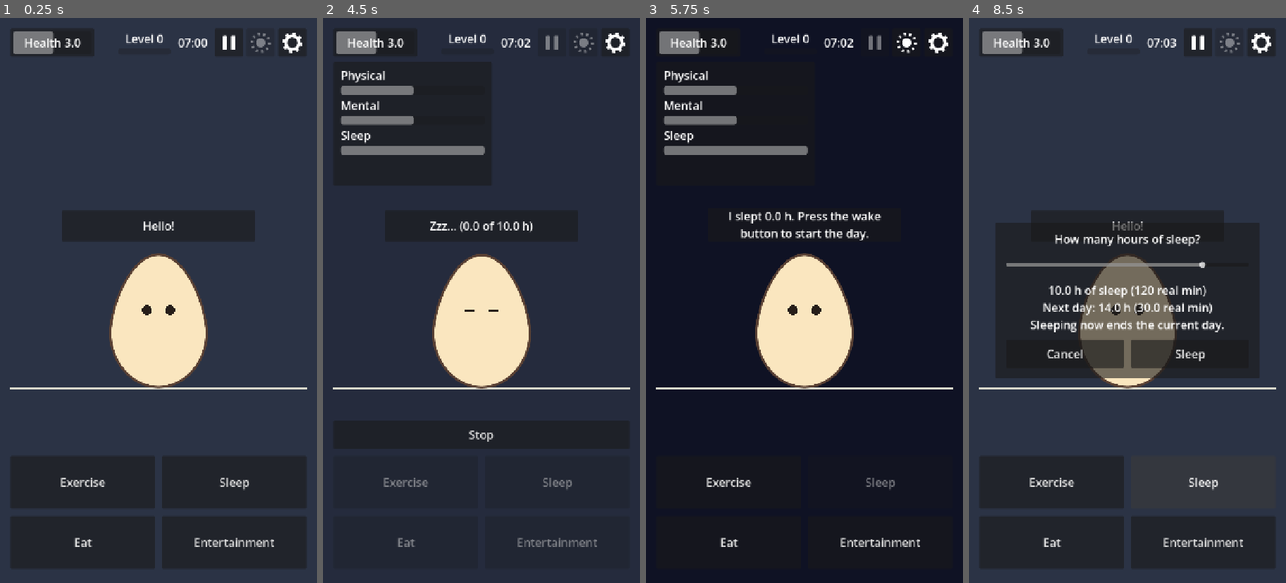
Above: before the commit, frames 1-4 (left to right).
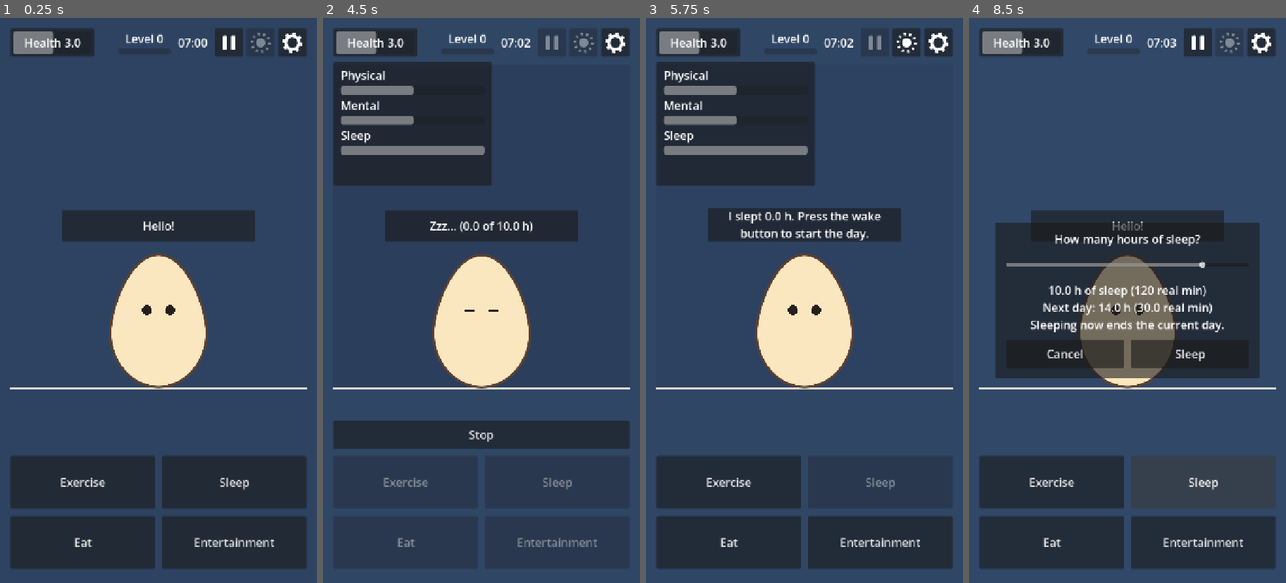
Above: after the commit, the same moments.

Repository: RomesQuiet/bio-streams-CMP
Game: Godot game, scene res://scenes/main.tscn
Same seed, same stepped clock (60 frames per second), same inputs: the game is played once before the commit and once after it.
Inputs (mouse positions are in pixels of both pictures, inside the frame that each line leads up to):
- Up to frame 1 (0.25 s): no input
- Up to frame 2 (4.5 s): click "Health 3.0" at 0.5 s; click "Exercise" at 1.25 s; click "Sleep" at 2 s; click "Eat" at 2.75 s; click "Entertainment" at 3.5 s; click "Sleep" at 4.25 s
- Up to frame 3 (5.75 s): click "Stop" at 5 s
- Up to frame 4 (8.5 s): click (1228, 40) at 5.75 s; click "Health 3.0" at 6.5 s; click "Exercise" at 7.25 s; click "Sleep" at 8 s

The runs differ from the first frame. In frame 1, 70% of the frame differs, in the area x 0-100%, y 0-100%; in frame 2, 72%; in frame 3, 78%; in frame 4, 55%.

Commit message:
task 2.5 milestone 2

Diff:
--- a/data/config.json
+++ b/data/config.json
@@ -10,6 +10,13 @@
 		"first_day_start_hour": { "value": 7.0, "placeholder": true, "comment": "Clock time (24 h) when the first day starts." },
 		"max_sleep_hours": { "value": 12, "placeholder": true, "comment": "Maximum hours on the sleep slider." },
 		"max_frame_seconds": { "value": 0.5, "placeholder": true, "comment": "Longest real time counted in one frame, so a frozen or hidden tab cannot jump game time forward." }
+	},
+
+	"daylight": {
+		"_comment": "Only how the sky looks. Being awake or asleep follows the time rules above, not these hours.",
+		"start_hour": 7,
+		"end_hour": 19,
+		"twilight_hours": { "value": 1.0, "placeholder": true, "comment": "Length of dawn and dusk, centred on start_hour and end_hour, when the sky fades between day and night." }
 	},
 
 	"save": {
--- a/scenes/main.tscn
+++ b/scenes/main.tscn
@@ -146,6 +146,18 @@
 [node name="Stage" type="Control" parent="Margin/Layout"]
 layout_mode = 2
 size_flags_vertical = 3
+mouse_filter = 2
+
+[node name="ActivityBackdrop" type="ColorRect" parent="Margin/Layout/Stage"]
+unique_name_in_owner = true
+modulate = Color(1, 1, 1, 0)
+layout_mode = 1
+anchors_preset = 15
+anchor_right = 1.0
+anchor_bottom = 1.0
+offset_bottom = -54.0
+grow_horizontal = 2
+grow_vertical = 2
 mouse_filter = 2
 
 [node name="Ground" type="ColorRect" parent="Margin/Layout/Stage"]
--- a/scripts/autoload/clock.gd
+++ b/scripts/autoload/clock.gd
@@ -196,6 +196,22 @@
 	_set_phase(Phase.DAY)
 
 
+## How light the sky is at this time of day: 1 = day, 0 = night, in between at
+## dawn and dusk. Only for the look of the game; it does not change any rule.
+## Uses the current time when minute is negative.
+func daylight_amount(minute := -1.0) -> float:
+	if minute < 0.0:
+		minute = minute_of_day
+	var start := Config.get_float("daylight.start_hour") * MINUTES_PER_HOUR
+	var end := Config.get_float("daylight.end_hour") * MINUTES_PER_HOUR
+	var twilight := Config.get_float("daylight.twilight_hours") * MINUTES_PER_HOUR
+	if twilight <= 0.0:
+		return 1.0 if minute >= start and minute < end else 0.0
+	var dawn := clampf((minute - (start - twilight * 0.5)) / twilight, 0.0, 1.0)
+	var dusk := clampf(((end + twilight * 0.5) - minute) / twilight, 0.0, 1.0)
+	return minf(dawn, dusk)
+
+
 ## Time of day as "HH:MM" (24-hour clock).
 func clock_text() -> String:
 	var total_minutes := floori(minute_of_day)
--- a/scripts/ui/main.gd
+++ b/scripts/ui/main.gd
@@ -2,10 +2,17 @@
 ## Main game screen. Shows GameState, Clock and Activities on screen and handles the buttons.
 ## Exercise, eat and entertainment are placeholders until their tasks.
 
-@export var day_background_color := Color(0.17, 0.2, 0.27)
-@export var background_fade_seconds := 0.8
+## Sky colours. The sky follows the clock (daylight hours in config), not whether
+## the avatar is awake or asleep.
+@export var day_sky_color := Color(0.3, 0.45, 0.62)
+@export var night_sky_color := Color(0.06, 0.07, 0.14)
+## The running activity's background is shown behind the avatar, see-through,
+## so day or night stays visible.
+@export var activity_backdrop_alpha := 0.6
+@export var backdrop_fade_seconds := 0.8
 
-@onready var background: ColorRect = $Background
+@onready var sky: ColorRect = $Background
+@onready var activity_backdrop: ColorRect = %ActivityBackdrop
 @onready var avatar: Control = %Avatar
 @onready var health_button: Button = %HealthButton
 @onready var health_bar: ProgressBar = %HealthBar
@@ -27,7 +34,7 @@
 @onready var sleep_slider: HSlider = %SleepSlider
 @onready var sleep_info_label: Label = %SleepInfoLabel
 
-var _background_tween: Tween
+var _backdrop_tween: Tween
 
 
 func _ready() -> void:
@@ -84,27 +91,25 @@
 ## Animation and background of the running activity (or none).
 func _refresh_activity(instant := false) -> void:
 	var option := Activities.current_option_data()
+	var alpha := 0.0
 	if Activities.is_running():
 		avatar.play_animation(str(option.get("animation", "")))
-		_fade_background(Color.html(str(option.get("background_color", day_background_color.to_html()))), instant)
+		activity_backdrop.color = Color.html(str(option.get("background_color", "#000000")))
+		alpha = activity_backdrop_alpha
 	else:
 		avatar.stop_animation()
-		var color := day_background_color
-		if Clock.phase == Clock.Phase.SLEEP_OVER:
-			# Still night until the wake button: keep the sleep background.
-			color = Color.html(str(Activities.get_option("sleep", "sleep").get("background_color", color.to_html())))
-		_fade_background(color, instant)
+	if _backdrop_tween:
+		_backdrop_tween.kill()
+	if instant:
+		activity_backdrop.modulate.a = alpha
+	else:
+		_backdrop_tween = create_tween()
+		_backdrop_tween.tween_property(activity_backdrop, "modulate:a", alpha, backdrop_fade_seconds)
 	_refresh_phase()
 
 
-func _fade_background(color: Color, instant := false) -> void:
-	if _background_tween:
-		_background_tween.kill()
-	if instant:
-		background.color = color
-		return
-	_background_tween = create_tween()
-	_background_tween.tween_property(background, "color", color, background_fade_seconds)
+func _refresh_sky() -> void:
+	sky.color = night_sky_color.lerp(day_sky_color, Clock.daylight_amount())
 
 
 func _refresh() -> void:
@@ -122,6 +127,7 @@
 	if Clock.is_debug_speed_active():
 		text += "\nx%d" % Clock.debug_speed
 	clock_label.text = text
+	_refresh_sky()
 
 
 func _refresh_activity_speech() -> void:
--- a/tests/clock_test.gd
+++ b/tests/clock_test.gd
@@ -23,6 +23,7 @@
 	_test_stop_sleep_early(clock)
 	_test_five_hours_sleep(clock)
 	_test_nap(clock)
+	_test_daylight(clock)
 	print("%s (%d failed)" % ["ALL PASSED" if _failures == 0 else "SOME FAILED", _failures])
 	DirAccess.remove_absolute(save_game.save_path)
 	quit(1 if _failures > 0 else 0)
@@ -115,6 +116,25 @@
 	_check("a normal 10 h sleep still gives a 14 h day", is_equal_approx(clock.day_length_hours, 14.0))
 
 
+## Task 2.5: the sky looks like day from 07:00 to 19:00 and like night otherwise,
+## with a 1 h dawn and dusk. It depends only on the clock, not on sleeping.
+func _test_daylight(clock: Node) -> void:
+	for pair in [[12.0, 1.0], [0.0, 0.0], [3.0, 0.0], [6.0, 0.0], [7.0, 0.5], [8.0, 1.0], [18.0, 1.0], [19.0, 0.5], [20.0, 0.0]]:
+		_check("sky at %02d:00 is %.1f light" % pair, is_equal_approx(clock.daylight_amount(pair[0] * 60.0), pair[1]))
+	# A nap at noon still shows a day sky.
+	var activities: Node = root.get_node("Activities")
+	root.get_node("GameState").reset()
+	clock.reset()
+	clock.debug_speed = clock.avatar_hours_to_real_seconds(1.0, false) / 0.5
+	for i in 5:
+		clock._process(0.5)
+	activities.start("sleep", "sleep", 1.0)
+	clock.debug_speed = 60.0
+	clock._process(0.1)
+	_check("napping at noon: avatar asleep, sky still day", clock.phase == clock.Phase.SLEEPING and clock.daylight_amount() == 1.0)
+	activities.stop()
+
+
 func _near_minute(clock: Node, minute: float) -> bool:
 	return absf(clock.minute_of_day - minute) < 0.01
 
